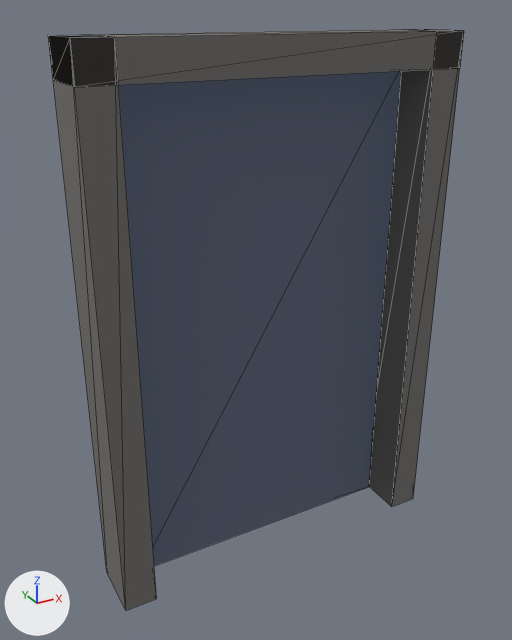
The glTF model apps/flutter3d_demo_dungeon/assets_src/models/exit.glb: old version first, new version second.
Both versions are drawn from a 50 mm camera at (-1.6, -2.74, 1.39) aimed at (-0.07, 0.04, 0.0). The lights are fixed; the arrows at lower left show +X, +Y and +Z. The picture after the commit comes second. Mesh edges are drawn as thin lines.

The older version as bpy lines, for what is in view:
```python
mat_material_0 = principled_material('Material_0')
mat_material_0.base_color = (0.17, 0.16, 0.15)  # grey #736f6c
mat_material_0.roughness = 0.8
mat_material_1 = principled_material('Material_1')
mat_material_1.base_color = (0.17, 0.16, 0.15)  # grey #736f6c
mat_material_1.roughness = 0.8
mat_material_2 = principled_material('Material_2')
mat_material_2.base_color = (0.17, 0.16, 0.15)  # grey #736f6c
mat_material_2.roughness = 0.8
mat_material_3 = principled_material('Material_3')
mat_material_3.base_color = (0.05, 0.05, 0.0601)  # dark grey #3f3f45
mat_material_3.roughness = 0.8
mat_material_3.emission_color = (0.02, 0.03, 0.05)  # dark blue #27303f
mat_material_3.emission_strength = 1.0
me_exit = bpy.data.meshes.new('exit')
me_exit.from_pydata(...)  # 28 vertices, 48 faces; spans x -0.9..0.9, y -0.15..0.15, z -1.3..1.3
# faces by material slot: [12, 12, 12, 12]
me_exit.materials.append(mat_material_0)  # grey #736f6c
me_exit.materials.append(mat_material_1)  # grey #736f6c
me_exit.materials.append(mat_material_2)  # grey #736f6c
me_exit.materials.append(mat_material_3)  # dark grey #3f3f45
ob_exit = bpy.data.objects.new('exit', me_exit)
ob_exit.location = (0.0, 0.0, 0.0)
```
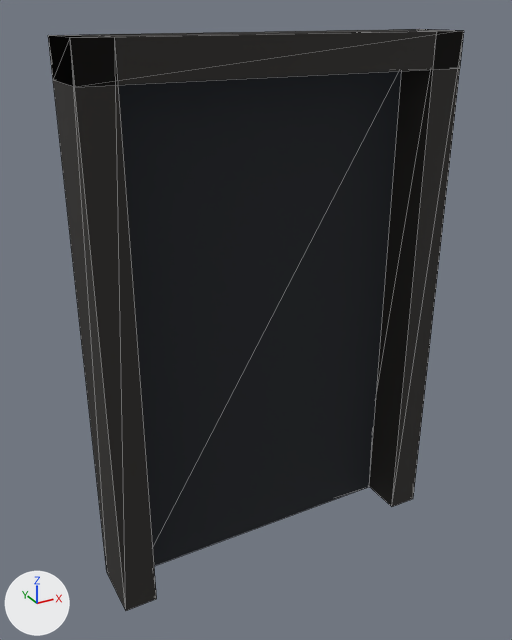
Where the change shows, as pixel boxes (x1, y1, x2, y2) in the pictures (512 x 640 px):
'exit', recoloured (darker): (48, 29, 464, 611) in both

The edits, one by one:
Material 'Material_0' (mat_material_0) changes colour from grey #736f6c to black #2b2926; in linear values from (0.17, 0.16, 0.15) to (0.0244, 0.022, 0.0195).
Material 'Material_1' (mat_material_1) changes colour from grey #736f6c to black #2b2926; in linear values from (0.17, 0.16, 0.15) to (0.0244, 0.022, 0.0195).
Material 'Material_2' (mat_material_2) changes colour from grey #736f6c to black #2b2926; in linear values from (0.17, 0.16, 0.15) to (0.0244, 0.022, 0.0195).
Material 'Material_3' (mat_material_3) changes colour from dark grey #3f3f45 to black #0d0d0f; in linear values from (0.05, 0.05, 0.0601) to (0.00391, 0.00391, 0.00488).
In material 'Material_3' (mat_material_3), emission_color goes from (0.02, 0.03, 0.05) (dark blue #27303f) to (0.00146, 0.00244, 0.00391) (black #05080d).
